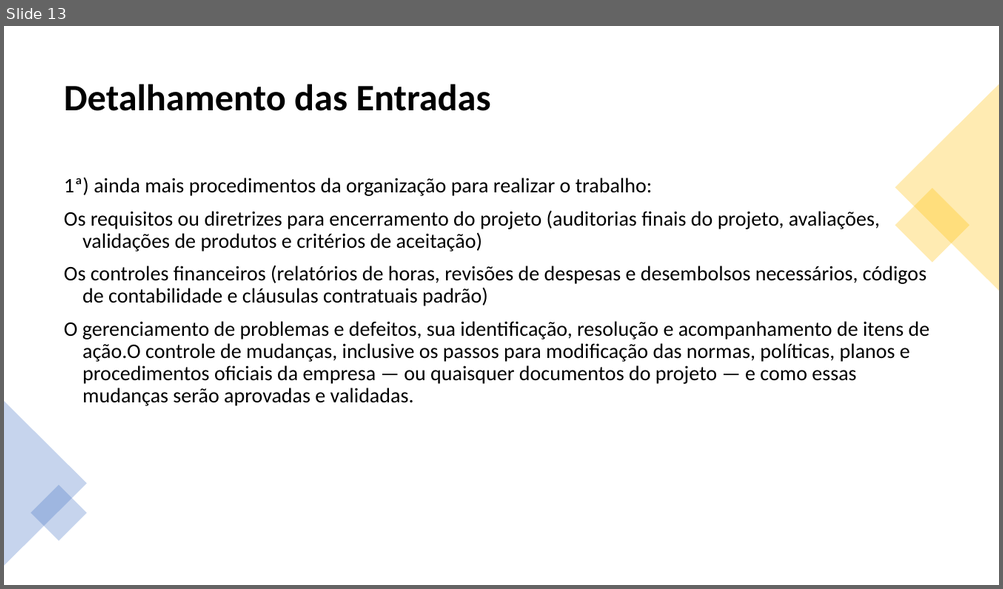
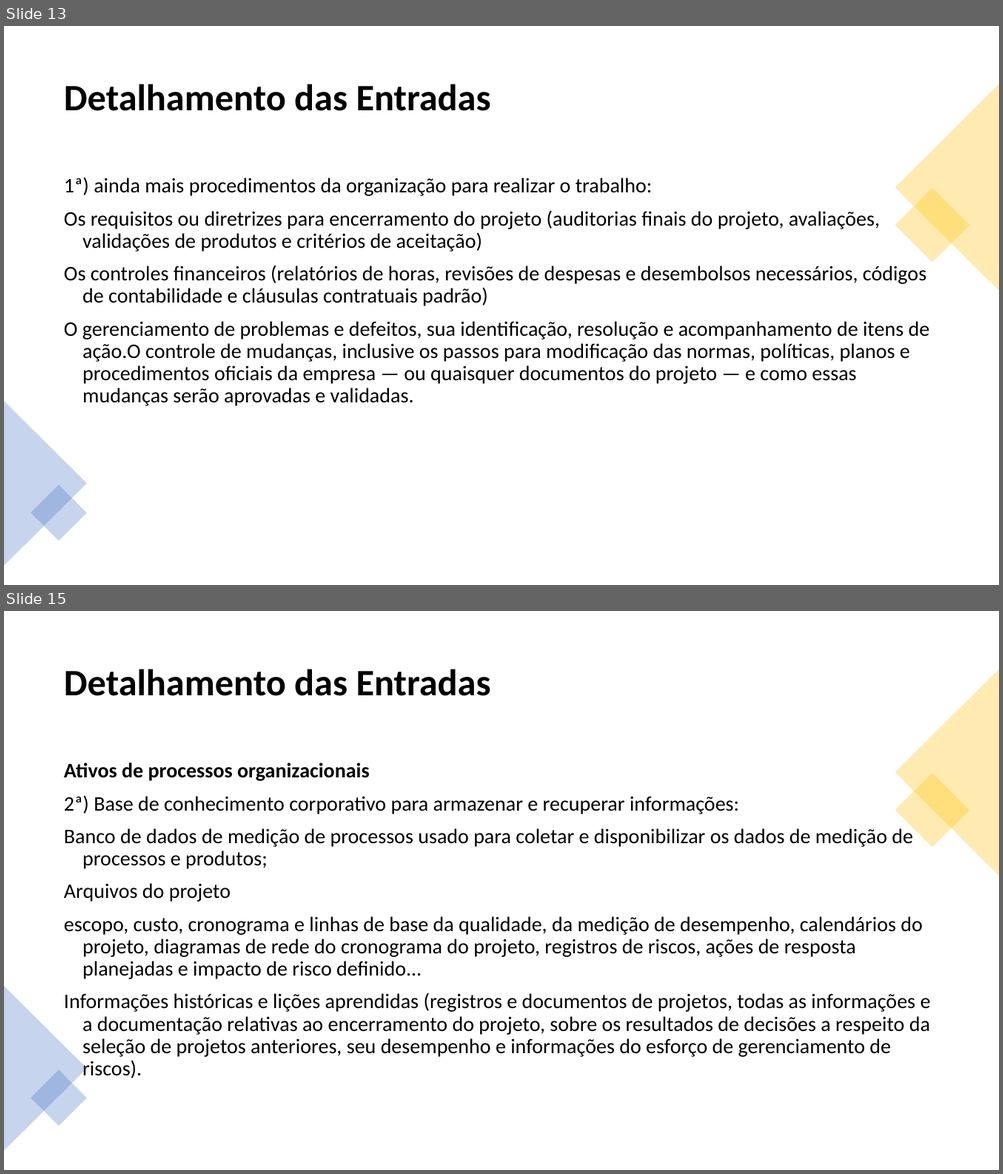
Before and after one commit to jharbes/ADMINISTRACAO-DE-REDES, a slide deck: RELATORIO PROVA P2/relatorio-pmbok-capitulo4-jharbes.pptx. Shown one above the other, each under a label of ours: slide 13 before the commit, slides 13 and 15 after it; the slides between them are not shown. The pictures are 1003x589 and 1003x1174 pixels, drawn with LibreOffice and Linux fonts; fonts in the diff are those of the drawing. Boxes give left, top, right and bottom in pixels: in the first picture for what was removed or moved away, otherwise in the second. Text is boxed around its words. In the diff, an @@ line names an element or a change of style, - is before the commit and + after.

```diff
--- a/RELATORIO PROVA P2/relatorio-pmbok-capitulo4-jharbes.pptx
+++ b/RELATORIO PROVA P2/relatorio-pmbok-capitulo4-jharbes.pptx
@@ slide 15 added at (x1=4, y1=611, x2=999, y2=1170), background #FFFFFF @@
@@ title added at (x1=64, y1=669, x2=491, y2=696), 36 pt, text #000000, bold @@
+Detalhamento das Entradas
@@ triangle added at (x1=895, y1=669, x2=999, y2=876), fill #FFC000 at 30% opacity @@
@@ text added at (x1=64, y1=763, x2=930, y2=1079), 20 pt, text #000000 @@
+Ativos de processos organizacionais
+2ª) Base de conhecimento corporativo para armazenar e recuperar informações:
+Banco de dados de medição de processos usado para coletar e disponibilizar os dados de medição de processos e produtos;
+Arquivos do projeto
+escopo, custo, cronograma e linhas de base da qualidade, da medição de desempenho, calendários do projeto, diagramas de rede do cronograma do projeto, registros de riscos, ações de resposta planejadas e impacto de risco definido...
+Informações históricas e lições aprendidas (registros e documentos de projetos, todas as informações e a documentação relativas ao encerramento do projeto, sobre os resultados de decisões a respeito da seleção de projetos anteriores, seu desempenho e informações do esforço de gerenciamento de riscos).
@@ rectangle added at (x1=895, y1=773, x2=970, y2=848), fill #FFC000 at 30% opacity @@
@@ triangle added at (x1=4, y1=986, x2=87, y2=1151), fill #4472C4 at 30% opacity @@
@@ rectangle added at (x1=31, y1=1070, x2=87, y2=1126), fill #4472C4 at 30% opacity @@
```
Also in this commit, not shown: 5 other slides added.
